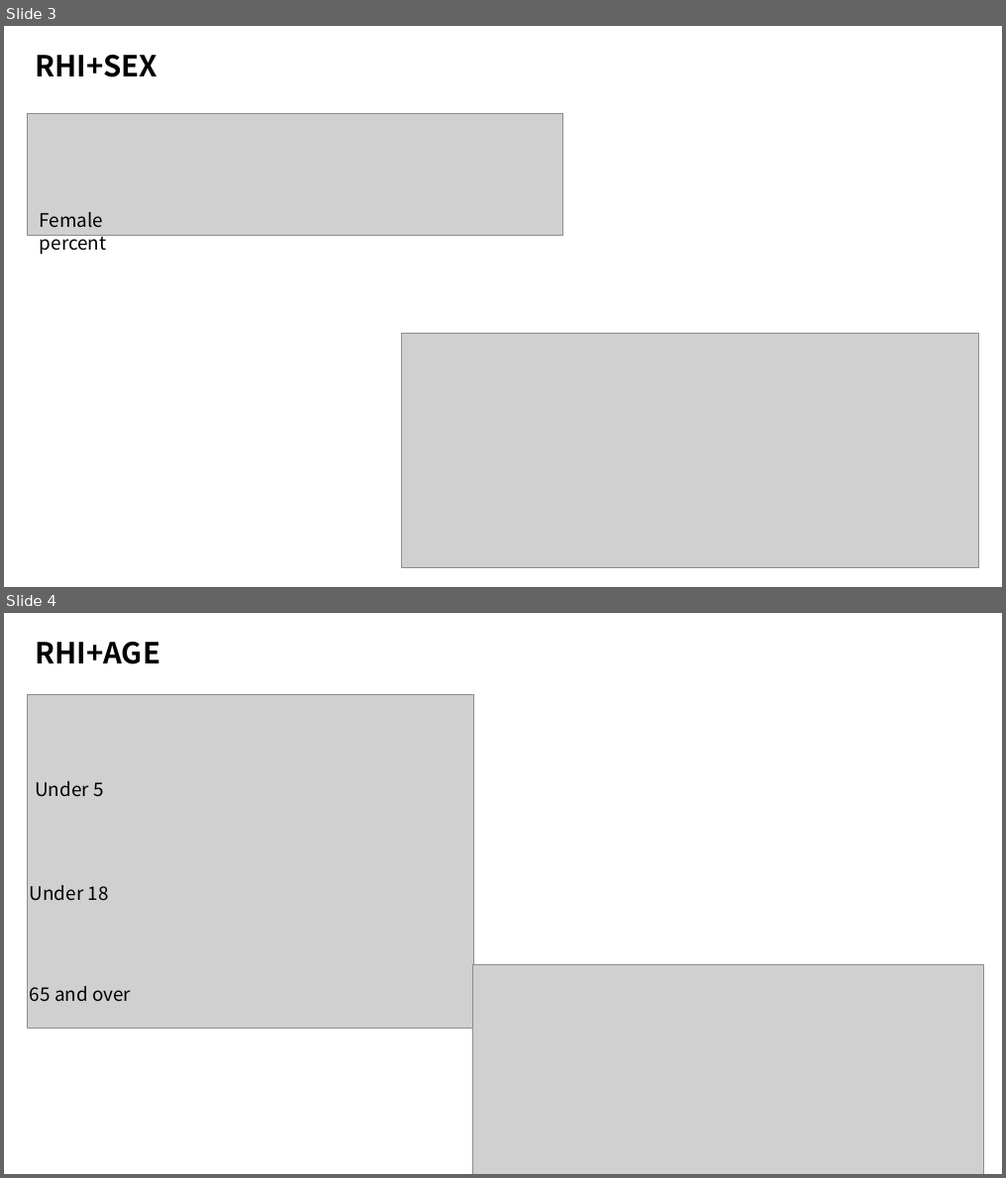
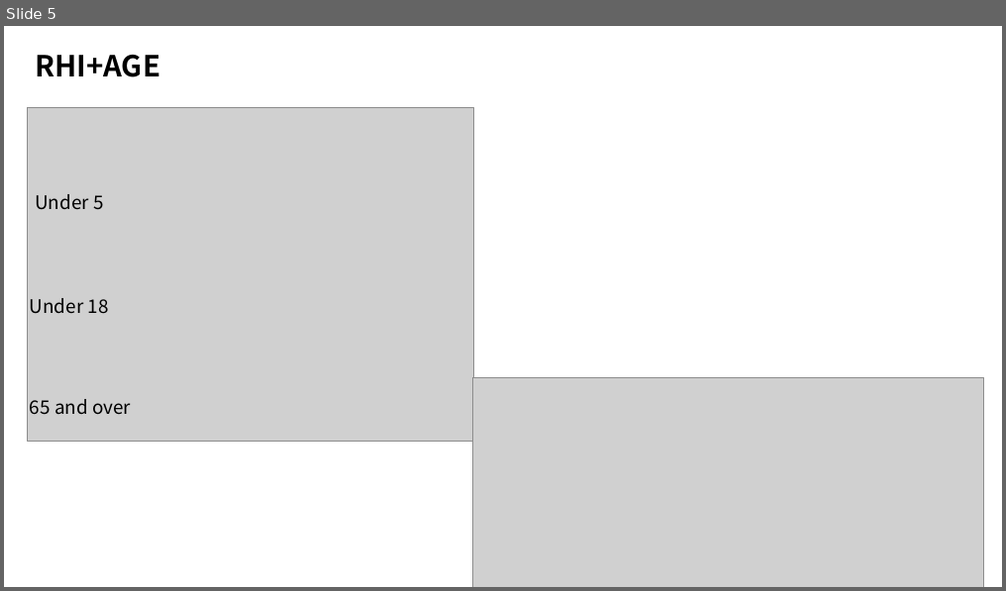
Before and after one commit to Radominic/BusinessAnalytics, a slide deck: week6_assignment.pptx. Shown one above the other, each under a label of ours: slides 3 and 4 before the commit, slide 5 after it. The pictures are 1006x1178 and 1006x591 pixels, drawn with LibreOffice and Linux fonts; fonts in the diff are those of the drawing; grey boxes stand for pictures. Boxes give left, top, right and bottom in pixels: in the first picture for what was removed or moved away, otherwise in the second. Text is boxed around its words. In the diff, an @@ line names an element or a change of style, - is before the commit and + after.

```diff
--- a/week6_assignment.pptx
+++ b/week6_assignment.pptx
@@ slide 3 removed at box(4, 26, 1002, 587), background #FFFFFF @@
@@ text removed at box(35, 55, 157, 77) @@
-RHI+SEX
@@ picture removed at box(27, 113, 561, 236) @@
@@ text removed at box(40, 212, 107, 255) @@
-Female percent
@@ picture removed at box(402, 334, 979, 569) @@
@@ what was slide 4 is now slide 5 @@
```
Also in this commit, not shown: 1 slide changed, 3 slides added, 1 other slide removed, 1 other file.
